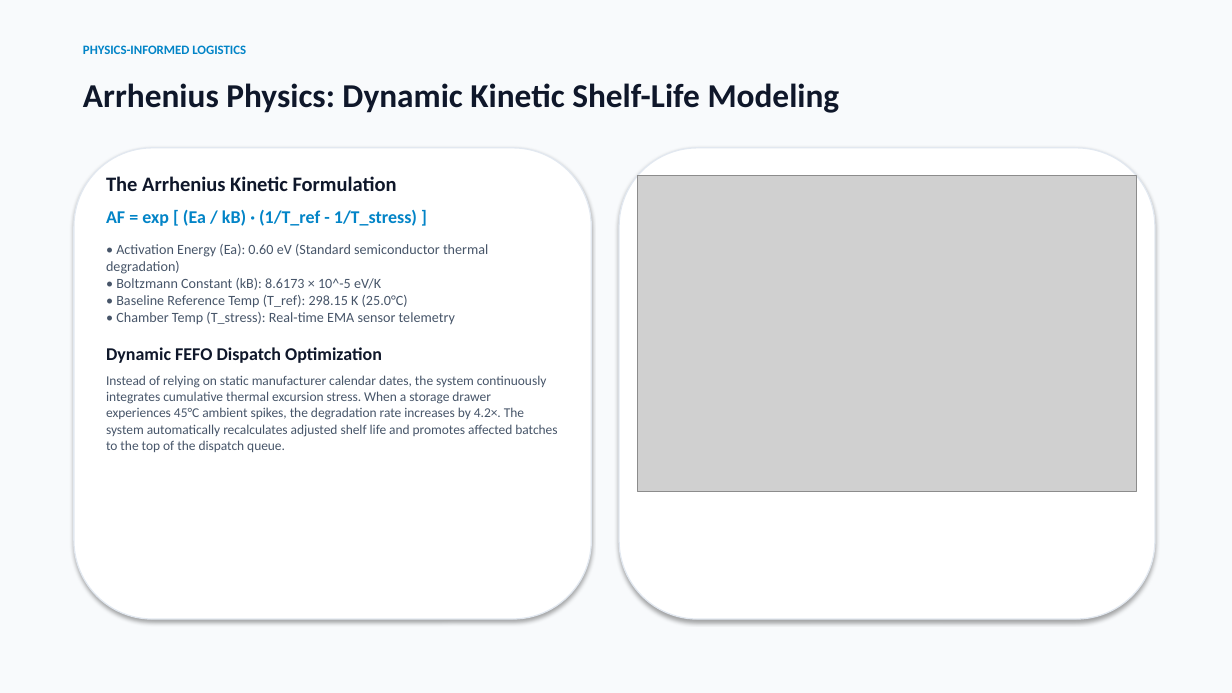
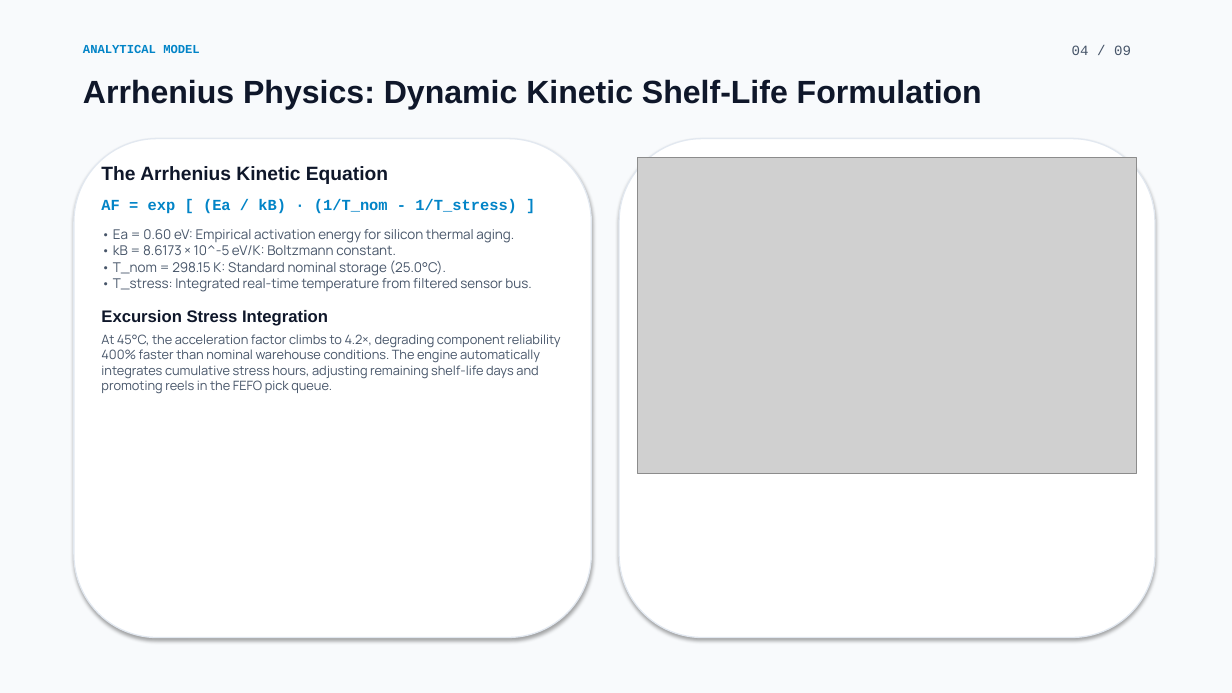
Before and after one commit to Shreyansha790/smart-component-storage, a slide deck: slide 4 of Smart_Component_Storage_Presentation.pptx. Drawn at 1232x693 pixels with LibreOffice and Linux fonts; fonts in the diff are those of the drawing; grey boxes stand for pictures. Boxes give left, top, right and bottom in pixels: in the first picture for what was removed or moved away, otherwise in the second. Text is boxed around its words. In the diff, an @@ line names an element or a change of style, - is before the commit and + after.

```diff
--- a/Smart_Component_Storage_Presentation.pptx
+++ b/Smart_Component_Storage_Presentation.pptx
@@ text at bbox=[83, 45, 200, 53]: text changed; size 10 to 9.5 pt; font Calibri to Courier New @@
-PHYSICS-INFORMED LOGISTICS
+ANALYTICAL MODEL
@@ text added at bbox=[1072, 45, 1131, 55], 11 pt, text #475569 @@
+04 / 09
@@ text at bbox=[83, 79, 982, 109]: text changed; size 26 to 25 pt; font Calibri to Arial @@
-Arrhenius Physics: Dynamic Kinetic Shelf-Life Modeling
+Arrhenius Physics: Dynamic Kinetic Shelf-Life Formulation
@@ rounded rectangle: place and size @@
-rounded rectangle at bbox=[74, 148, 592, 619]
+rounded rectangle at bbox=[74, 139, 592, 638]
@@ rounded rectangle: place and size @@
-rounded rectangle at bbox=[619, 148, 1155, 619]
+rounded rectangle at bbox=[619, 139, 1155, 638]
@@ text at bbox=[101, 166, 560, 394]: text changed; size 10.5 to 10 pt; font Calibri to Manrope @@
-The Arrhenius Kinetic Formulation
-AF = exp [ (Ea / kB) · (1/T_ref - 1/T_stress) ]
-• Activation Energy (Ea): 0.60 eV (Standard semiconductor thermal degradation)
-• Boltzmann Constant (kB): 8.6173 × 10^-5 eV/K
-• Baseline Reference Temp (T_ref): 298.15 K (25.0°C)
-• Chamber Temp (T_stress): Real-time EMA sensor telemetry
-Dynamic FEFO Dispatch Optimization
-Instead of relying on static manufacturer calendar dates, the system continuously integrates cumulative thermal excursion stress. When a storage drawer experiences 45°C ambient spikes, the degradation rate increases by 4.2×. The system automatically recalculates adjusted shelf life and promotes affected batches to the top of the dispatch queue.
+The Arrhenius Kinetic Equation
+AF = exp [ (Ea / kB) · (1/T_nom - 1/T_stress) ]
+• Ea = 0.60 eV: Empirical activation energy for silicon thermal aging.
+• kB = 8.6173 × 10^-5 eV/K: Boltzmann constant.
+• T_nom = 298.15 K: Standard nominal storage (25.0°C).
+• T_stress: Integrated real-time temperature from filtered sensor bus.
+Excursion Stress Integration
+At 45°C, the acceleration factor climbs to 4.2×, degrading component reliability 400% faster than nominal warehouse conditions. The engine automatically integrates cumulative stress hours, adjusting remaining shelf-life days and promoting reels in the FEFO pick queue.
@@ picture: place and size @@
-picture at bbox=[638, 176, 1137, 492]
+picture at bbox=[638, 157, 1137, 473]
```
Also in this commit, not shown: 5 other slides changed, 3 slides added, 3 slides removed.
